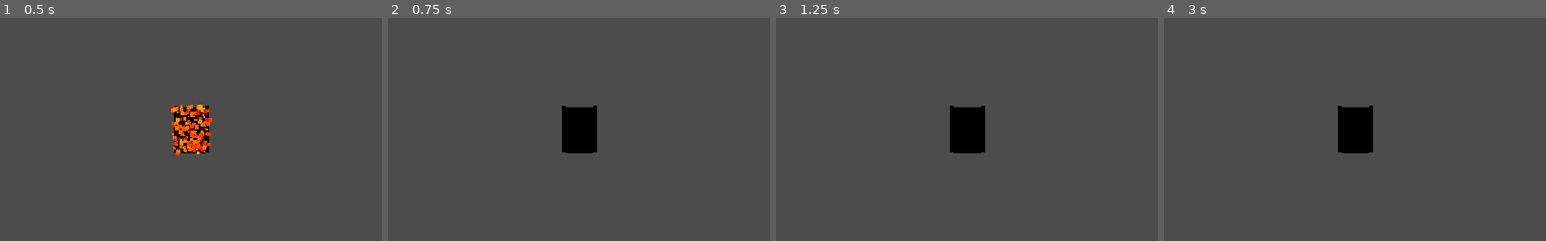
Above: before the commit, frames 1-4 (left to right).
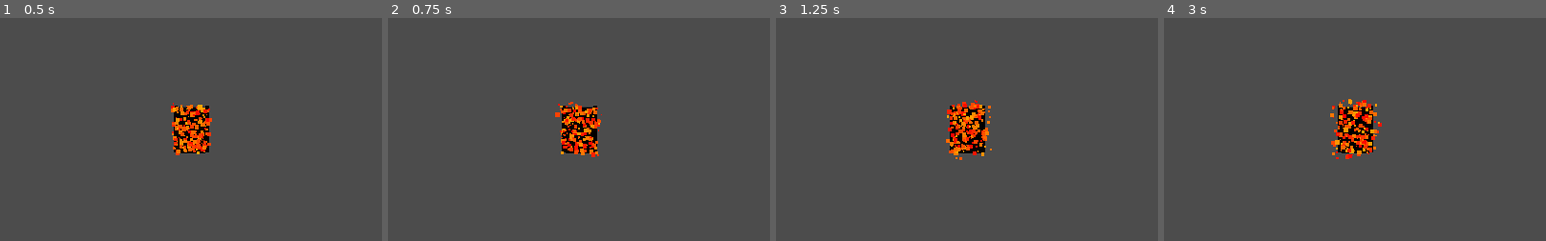
Above: after the commit, the same moments.

Repository: mm-102/godot_tanks
Game: Godot game, scene res://Player/Tank/TankWreck.tscn
Same seed, same stepped clock (60 frames per second), same inputs: the game is played once before the commit and once after it. This scene is started directly instead of the project's main scene.
Inputs (mouse positions are % of the whole screen's width and height, from its top left):
- Up to frame 1 (0.5 s): no input
- Up to frame 2 (0.75 s): tap Enter at 0.5 s; move the mouse to (72, 45) at 0.52 s; hold D (p_right) from 0.53 s (still down); hold Tab (Scoreboard) from 0.53 s (still down)
- Up to frame 3 (1.25 s): keep holding D (p_right); keep holding Tab (Scoreboard)
- Up to frame 4 (3 s): move the mouse to (30, 55) at 1.27 s; release D (p_right) at 1.28 s; release Tab (Scoreboard) at 1.28 s; hold S (p_backward) 1.28-2.03 s; click (30, 55) at 1.35 s; move the mouse to (60, 28) at 2.02 s; hold D (p_right) 2.03-2.78 s; tap Mouse wheel up (p_zoom_in) at 2.1 s; move the mouse to (45, 70) at 2.77 s; hold W (p_forward) from 2.78 s (still down); tap Mouse wheel down (p_zoom_out) at 2.85 s
The pictures show only the part of the screen within x 32-82%, y 29-79%; the shares and areas given below are measured in that part.

Frame 1 is identical in both runs. In frame 2, 1.2% of the frame differs, in the area x 43-56%, y 37-63%; in frame 3, 1.3%; in frame 4, 1.4%, in the area x 43-57%, y 36-64%.
Error after the commit: Invalid type in function 'start' in base 'Timer'. Cannot convert argument 1 from Nil to float. (res://Player/Tank/TankWreck.gd:20)

Commit message:
Tanks Wrecks now has lifetime timer

Diff:
--- a/Player/Tank/TankWreck.gd
+++ b/Player/Tank/TankWreck.gd
@@ -17,8 +17,10 @@
 
 func _ready():
 	$CollisionShape2D/Sprite.modulate = color
+	$LifeTime.start(life_time)
 	$Tween.interpolate_property($"CollisionShape2D/Sprite", "modulate", null, Color.black, 0.5)
 	$Tween.start()
+
 
 func highlight(_global_point):
 	$Highlight.highlight()
